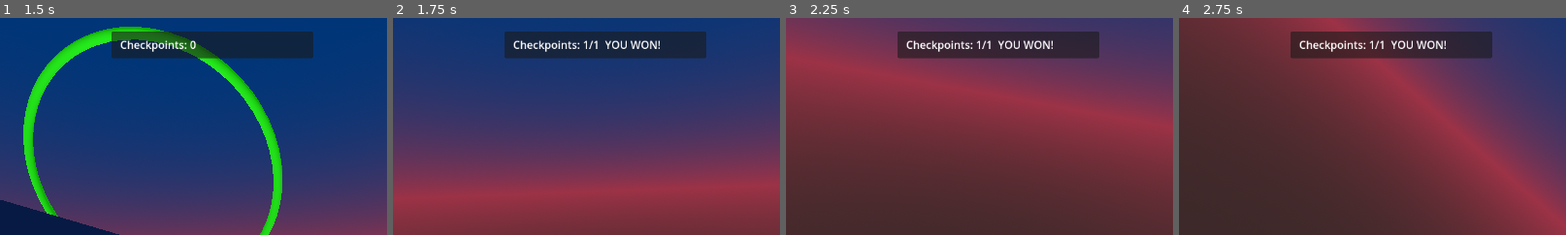
Above: before the commit, frames 1-4 (left to right).
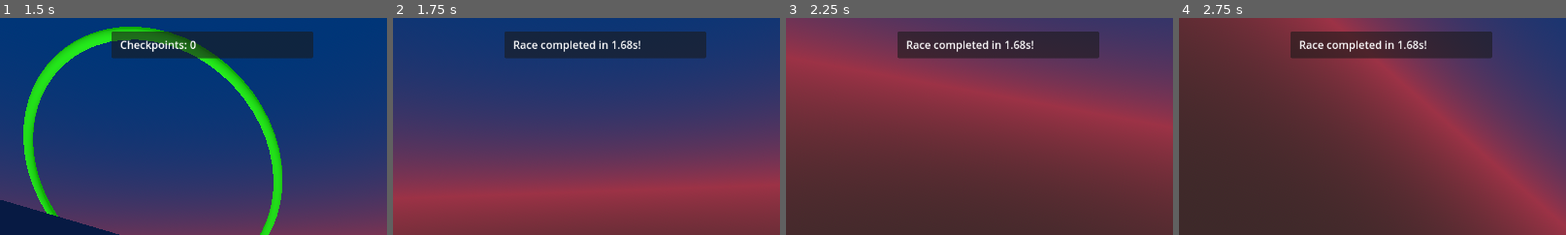
Above: after the commit, the same moments.

Repository: FelixFifi/GodotSpace
Game: Godot game, scene res://level_1.tscn
The game is run twice, just before and just after one commit, with the same random seed, the same clock (stepped at 60 frames per second) and the same inputs.
Inputs:
- Up to frame 1 (1.5 s): hold E (yaw_right) 0.53-1.28 s; hold Space (boost) 0.53-1.28 s; hold W (pitch_down) from 1.28 s (still down); tap D (roll_clockwise) at 1.35 s
- Up to frame 2 (1.75 s): keep holding W (pitch_down)
- Up to frame 3 (2.25 s): release W (pitch_down) at 2.03 s; hold E (yaw_right) from 2.03 s (still down); hold A (roll_counter_clockwise) from 2.03 s (still down)
- Up to frame 4 (2.75 s): keep holding E (yaw_right); keep holding A (roll_counter_clockwise)
The pictures show only the part of the screen within x 23-73%, y 0-50%; the shares and areas given below are measured in that part.

Frame 1 is identical in both runs. In frame 2, 1.0% of the frame differs, in the area x 31-69%, y 10-16%; in frame 3, 1.0%; in frame 4, 1.0%.

Commit message:
Show race completion time Prevent dead ships from collecting race checkpoints

Diff:
--- a/CheckpointsLabel.gd
+++ b/CheckpointsLabel.gd
@@ -3,15 +3,17 @@
 var race_controller
 
 const LABEL_FORMAT = "Checkpoints: {current}/{goal}"
-const LABEL_FORMAT_WON = LABEL_FORMAT + "  YOU WON!"
+const LABEL_FORMAT_WON = "Race completed in {time}s!"
 
 
 # Called when the node enters the scene tree for the first time.
 func _ready():
 	race_controller = owner.get_race_controller()
 	race_controller.checkpoint_hit.connect(_on_race_controller_checkpoint_hit)
+	race_controller.race_completed.connect(_on_race_completed)
 
 func _on_race_controller_checkpoint_hit(current, goal):
-	var label_format = LABEL_FORMAT if current < goal else LABEL_FORMAT_WON
+	text = LABEL_FORMAT.format({"current": current, "goal": goal})
 
-	text = label_format.format({"current": current, "goal": goal})
+func _on_race_completed(time):
+	text = LABEL_FORMAT_WON.format({"time": "%0.2f" % time})
--- a/RaceController.gd
+++ b/RaceController.gd
@@ -2,15 +2,18 @@
 
 var checkpoints: Dictionary = {}
 var checkpoints_reached := 0
+var race_start: float
 
 @onready var spawn_point = %SpawnPoint
 
 signal checkpoint_hit(current, goal)
+signal race_completed(time)
 
 # Called when the node enters the scene tree for the first time.
 func _ready():
 	_load_checkpoints()
 	spawn_point.ship_respawned.connect(_on_spawnpoint_ship_respawned)
+	_reset()
 
 func _load_checkpoints():
 	for child in get_children():
@@ -20,6 +23,7 @@
 
 func _reset():
 	checkpoints_reached = 0
+	race_start = Time.get_unix_time_from_system()
 
 	for key in checkpoints:
 		checkpoints[key] = false
@@ -29,8 +33,15 @@
 func _on_spawnpoint_ship_respawned(_new_ship):
 	_reset()
 
-func _on_checkpoint_entered(body: Node3D, checkpoint: Area3D):
+func _on_checkpoint_entered(ship: Ship, checkpoint: Area3D):
+	if ship == null or ship.dead:
+		return
 	if !checkpoints[checkpoint]:
 		checkpoints[checkpoint] = true
 		checkpoints_reached += 1
 		checkpoint_hit.emit(checkpoints_reached, checkpoints.size())
+
+	if checkpoints_reached == checkpoints.size():
+		var race_end := Time.get_unix_time_from_system()
+
+		race_completed.emit(race_end - race_start)
--- a/level_1.tscn
+++ b/level_1.tscn
@@ -5,6 +5,21 @@
 [ext_resource type="PackedScene" uid="uid://y118qpgdgoil" path="res://race_controller.tscn" id="4_pi4s0"]
 [ext_resource type="PackedScene" uid="uid://dcauprb4h3rxq" path="res://hud.tscn" id="5_4v47m"]
 [ext_resource type="PackedScene" uid="uid://ca3u5uepnaw7c" path="res://race_checkpoint.tscn" id="5_y0ykv"]
+
+[sub_resource type="Animation" id="Animation_jb8y5"]
+length = 0.001
+tracks/0/type = "value"
+tracks/0/imported = false
+tracks/0/enabled = true
+tracks/0/path = NodePath("Path3D/PathFollow3D:progress_ratio")
+tracks/0/interp = 1
+tracks/0/loop_wrap = true
+tracks/0/keys = {
+"times": PackedFloat32Array(0),
+"transitions": PackedFloat32Array(1),
+"update": 0,
+"values": [0.0]
+}
 
 [sub_resource type="Animation" id="Animation_jj12b"]
 resource_name = "l1_a1"
@@ -21,21 +36,6 @@
 "transitions": PackedFloat32Array(1, 1, 1, 1),
 "update": 2,
 "values": [0.4898, 0.0, 0.0, 1.0]
-}
-
-[sub_resource type="Animation" id="Animation_jb8y5"]
-length = 0.001
-tracks/0/type = "value"
-tracks/0/imported = false
-tracks/0/enabled = true
-tracks/0/path = NodePath("Path3D/PathFollow3D:progress_ratio")
-tracks/0/interp = 1
-tracks/0/loop_wrap = true
-tracks/0/keys = {
-"times": PackedFloat32Array(0),
-"transitions": PackedFloat32Array(1),
-"update": 0,
-"values": [0.0]
 }
 
 [sub_resource type="AnimationLibrary" id="AnimationLibrary_ybbm1"]
